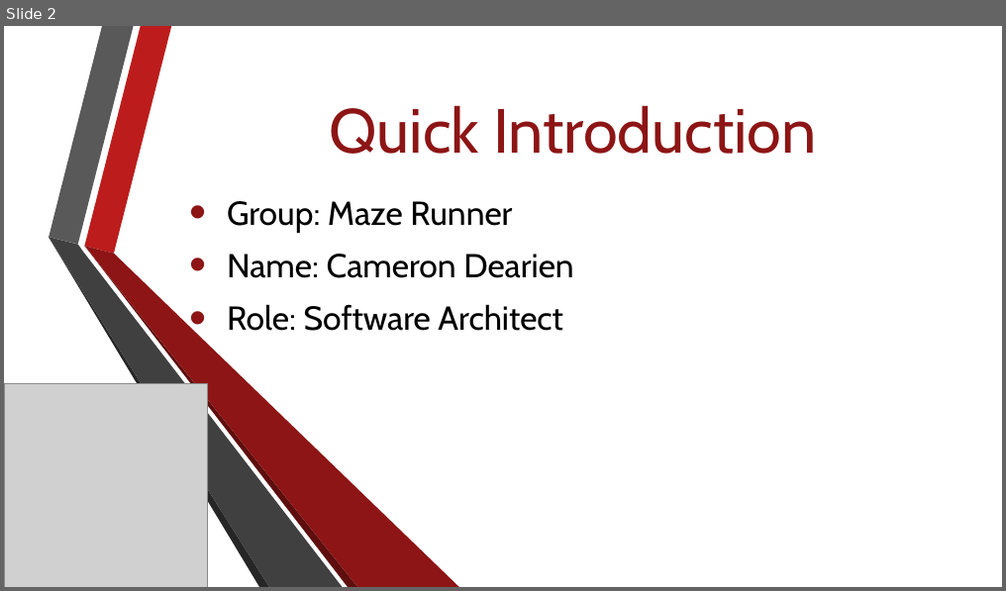
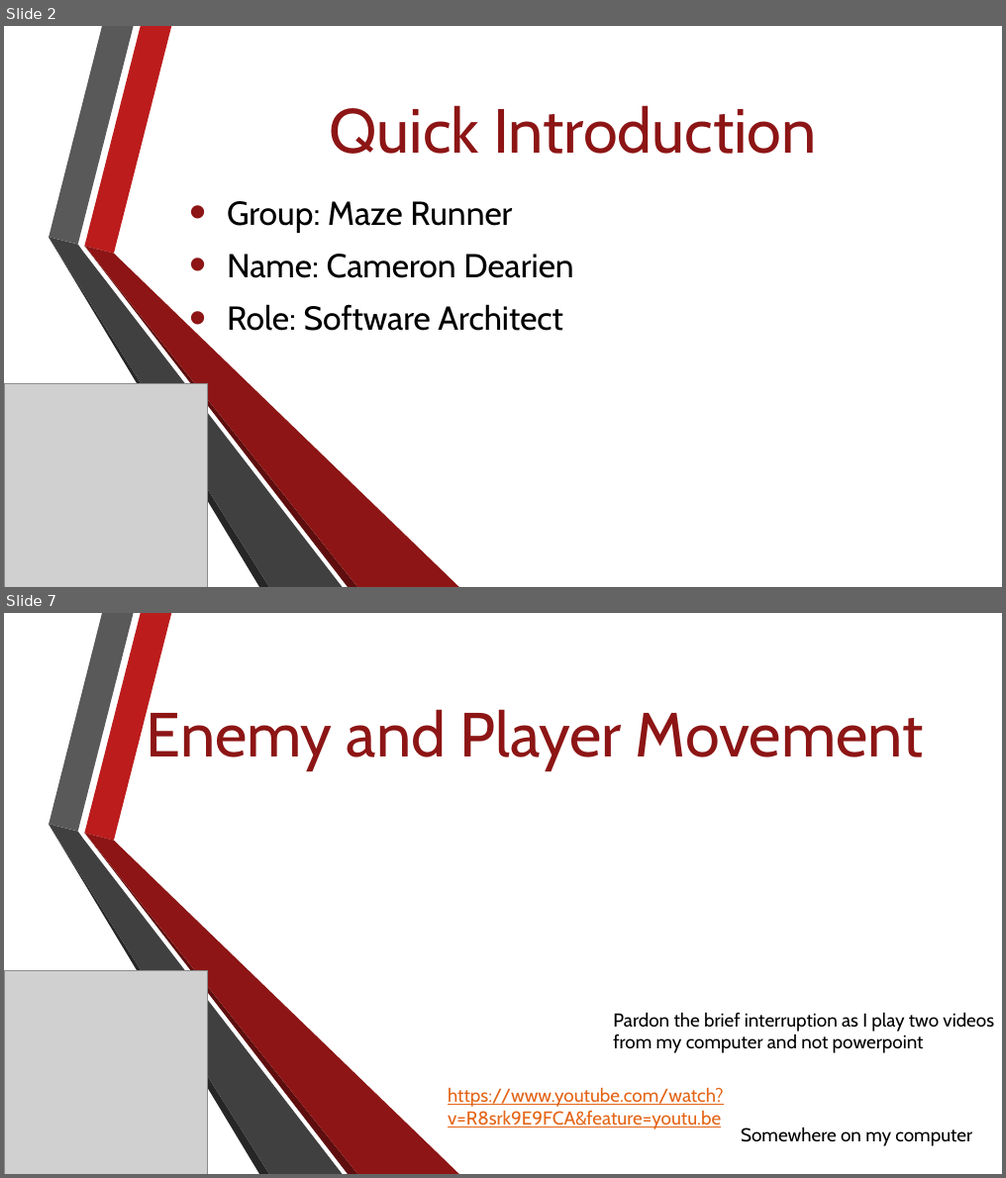
Before and after one commit to Jacob-Friedberg/Maze_Runner, a slide deck: Documents/group_lead_2_presentation.pptx. Shown one above the other, each under a label of ours: slide 2 before the commit, slides 2 and 7 after it; the slides between them are not shown. The pictures are 1006x591 and 1006x1178 pixels, drawn with LibreOffice and Linux fonts; fonts in the diff are those of the drawing; grey boxes stand for pictures; background and template pictures are left out. Boxes give left, top, right and bottom in pixels: in the first picture for what was removed or moved away, otherwise in the second. Text is boxed around its words. In the diff, an @@ line names an element or a change of style, - is before the commit and + after.

```diff
--- a/Documents/group_lead_2_presentation.pptx
+++ b/Documents/group_lead_2_presentation.pptx
@@ slide 7 added at bbox=[4, 613, 1002, 1174], background picture (left out); not listed: 6 template elements that a slide beside it also shows @@
@@ text added at bbox=[147, 703, 924, 770], 60 pt, text #8D1515 @@
+Enemy and Player Movement
@@ picture added at bbox=[4, 970, 208, 1174] @@
@@ text added at bbox=[613, 1012, 994, 1054], 18 pt, text #000000 @@
+Pardon the brief interruption as I play two videos from my computer and not powerpoint
@@ text added at bbox=[448, 1088, 724, 1130], 18 pt, text #E46416, underline @@
+https://www.youtube.com/watch?v=R8srk9E9FCA&feature=youtu.be
@@ text added at bbox=[741, 1127, 972, 1147], 18 pt, text #000000 @@
+Somewhere on my computer
```
Also in this commit, not shown: 2 slides changed, 5 other slides added, 7 slides removed.
